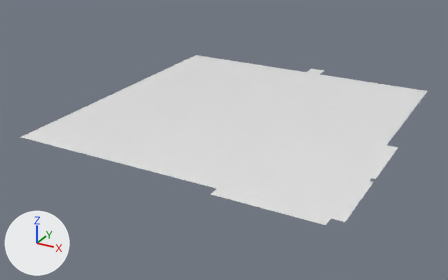
The FBX model PracaRooseveltMod/Assets/Models/PracaRoosevelt/MainStructureFloor02.fbx: old version first, new version second.
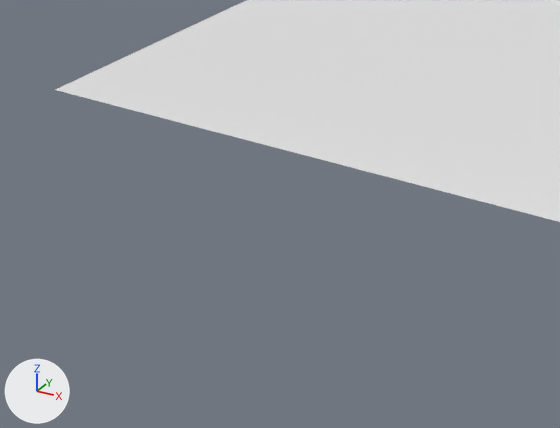
There are two pictures of each version: one whole from a camera (50 mm lens) standing at (16.2, -20.5, 20.9) and looking at (-8.1, 23.5, -1.1), one close up on the part from 0% to 46% of the width and 37% to 94% of the height. Every picture has the same lights, and +X, +Y and +Z are marked at lower left. Where no turn or scale is listed for an object, it has been applied to the vertices.

Names of what the first close-up shows: 'MainStructureFloor02'.
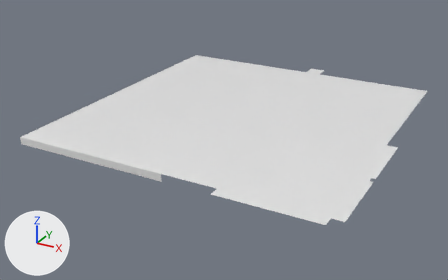
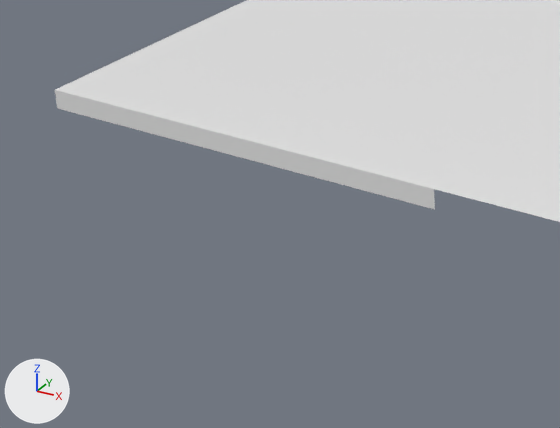
Where the change shows, as pixel boxes [x1, y1, x2, y2] in the close-ups (560 x 428 px):
part 1 of me_mainstructurefloor02, added: after [55, 90, 435, 209]

Edits to the bpy script that builds the scene:
```text
Change me_mainstructurefloor02:
    where me_mainstructurefloor02.from_pydata(...)  # 44 vertices, 29 faces; spans x -20.0..6.9, y 10.6..40.0, z 1.2
    used by ob_mainstructurefloor02; location = (0.0, 0.0, 0.0)
    verts and faces of me_mainstructurefloor02; kept vertices keep their numbers, new ones are numbered from 44
    before: 0 (-17.0, 11.5, 1.2) at pixel (130, 109), 3 (-20.0, 11.5, 1.2) at pixel (54, 90), 6 (-6.5, 11.5, 1.2) at pixel (434, 189)
    me_mainstructurefloor02 part 1
    add for new, old in zip([44, 45, 46], [0, 3, 6]): verts[new] = verts[old] + (0.0, 0.0, -0.6)
    add faces += [(0, 44, 46, 6), (0, 3, 45, 44)]
```
